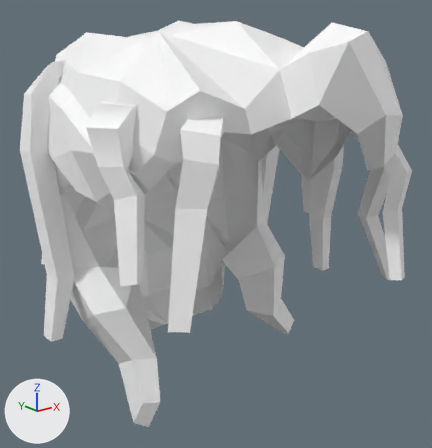
Renders of the FBX model Main/Apocalypse/Attachments/SM_Chr_Attach_Zombie_Female_Hair_02.fbx from each side of a commit.
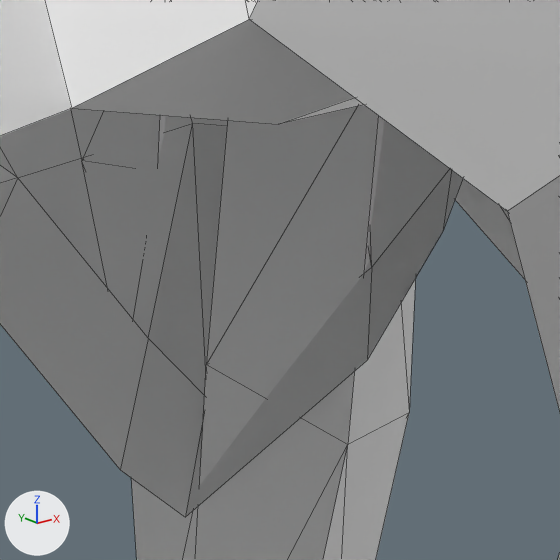
Old and new are each drawn whole from a 50 mm lens placed at (-0.328, -0.432, 1.791), pointed at (0.011, -0.008, 1.622) and again close up on the part from 65% to 85% of the width and 23% to 42% of the height. The lights are fixed; the arrows at lower left show +X, +Y and +Z. The close-ups show mesh edges as thin lines. Where no turn or scale is listed for an object, it has been applied to the vertices.

The first close-up shows 'SM_Chr_Attach_Zombie_Female_Hair_02'.
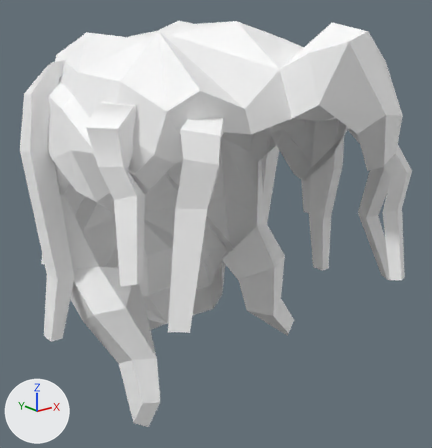
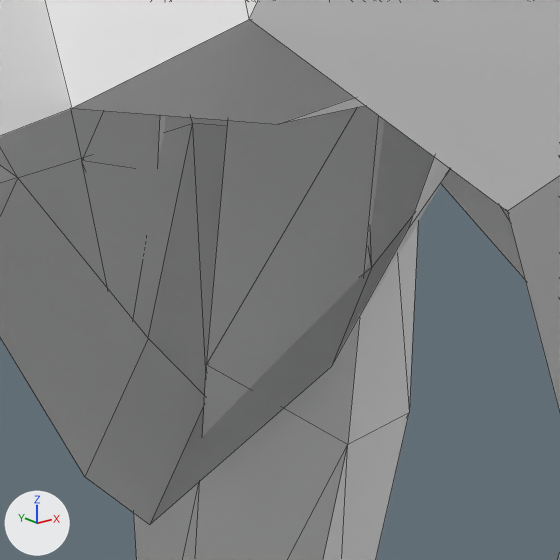
Patch to the scene script:
```diff
--- a/Main/Apocalypse/Attachments/SM_Chr_Attach_Zombie_Female_Hair_02.fbx.py
+++ b/Main/Apocalypse/Attachments/SM_Chr_Attach_Zombie_Female_Hair_02.fbx.py
@@ me_mesh_002 @@
 me_mesh_002.from_pydata(...)  # 462 vertices, 721 faces; spans x -0.146..0.146, y -0.167..0.174, z 1.449..1.806
 # used by ob_sm_chr_attach_zombie_female_hair_02; location = (0.0, 0.0, 0.0)
 # before: 196 (0.11, -0.019, 1.659) at pixel (120, 469), 198 (0.109, -0.034, 1.655) at pixel (185, 517), 209 (0.107, -0.069, 1.684) at pixel (367, 360)
-me_mesh_002.vertices[190].co = (0.093, -0.101, 1.728)
-me_mesh_002.vertices[193].co = (0.098, -0.088, 1.706)  # pixel (442, 231)
+# me_mesh_002 part 1
+for i in [196, 198, 209]: me_mesh_002.vertices[i].co += Vector((-0.008, 0.0, 0.0))
+me_mesh_002.vertices[190].co = (0.083, -0.101, 1.728)
+me_mesh_002.vertices[193].co = (0.091, -0.088, 1.707)  # pixel (407, 229)
 me_mesh_002.materials.append(mat_polygonapocalypse_mat_01_a_001)
```

Changed parts and their boxes [x1, y1, x2, y2] in the close-ups (560 x 560 px; the box of a moved part takes in the faces that stretch with it):
part 1 of me_mesh_002, moved or reshaped: before [0, 98, 463, 517]; after [0, 98, 450, 524]
